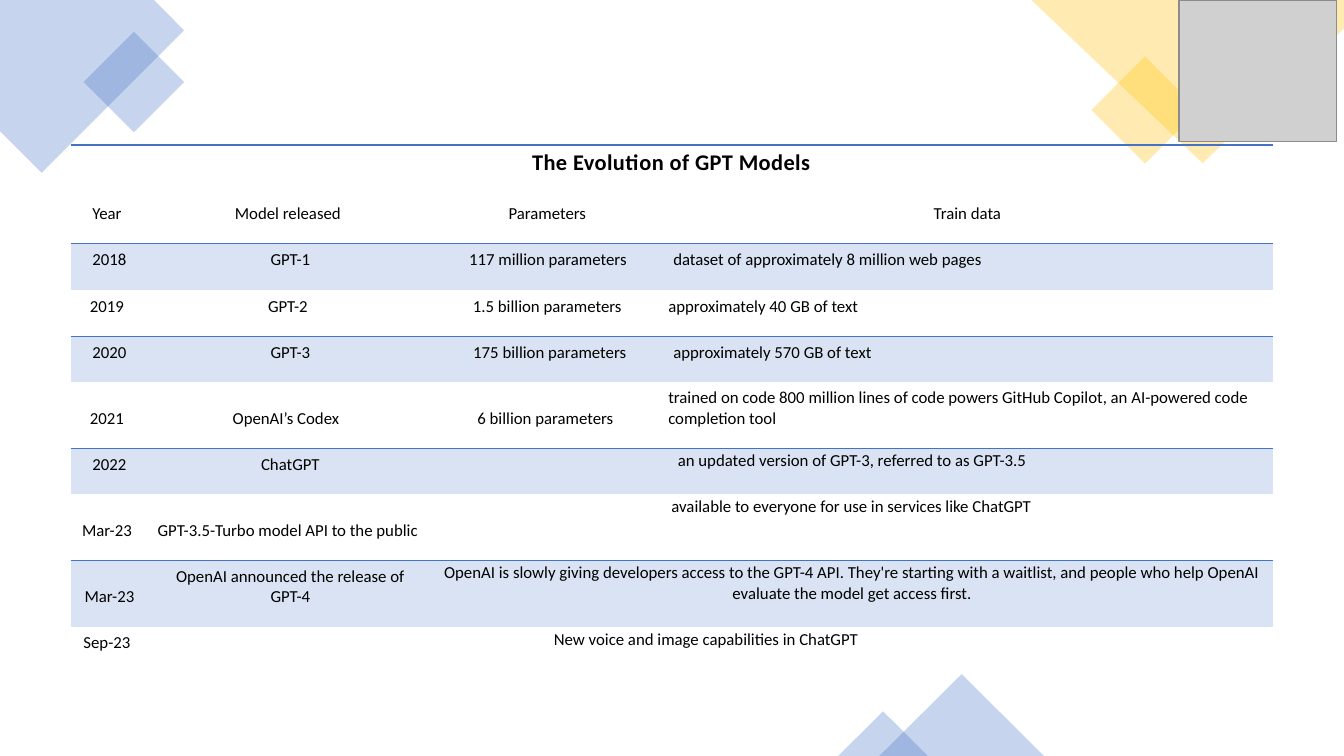
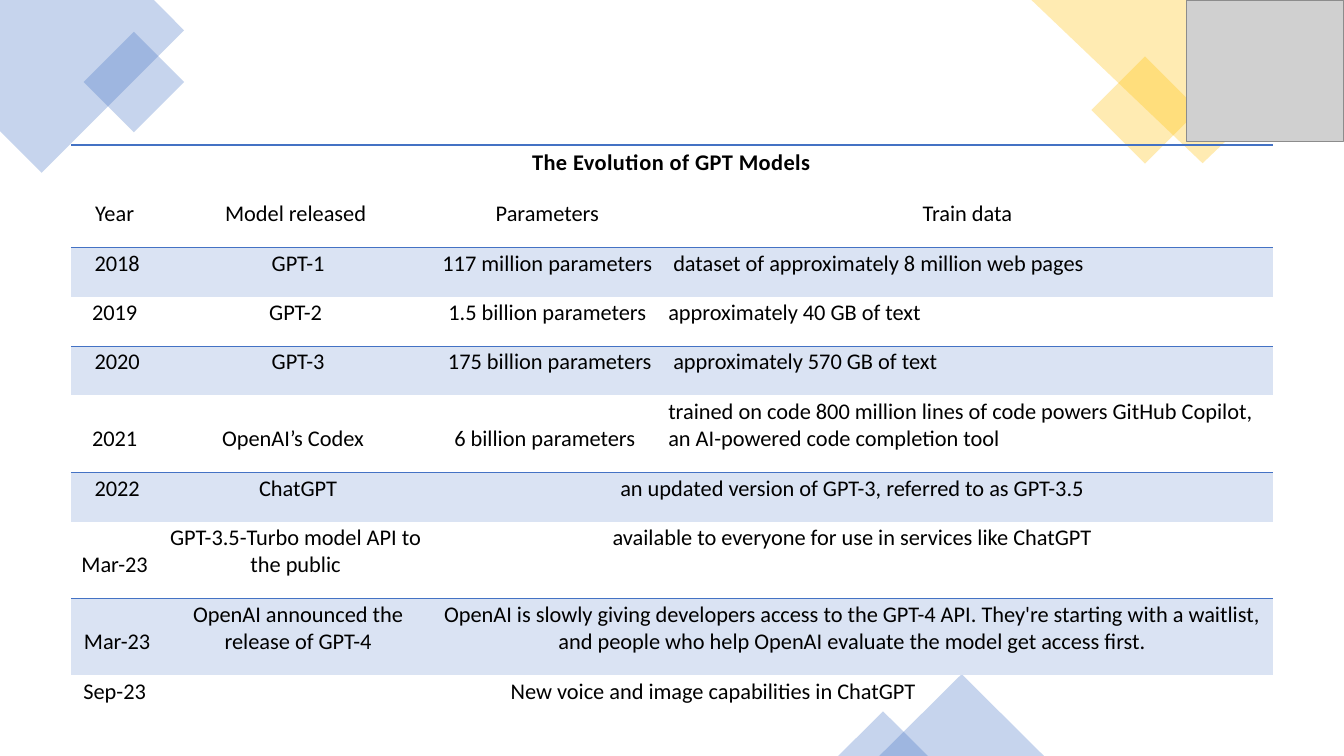
Before and after one commit to dlakhote/WiDs_Wokshop, a slide deck: slide 2 of Presentation.pptx. Drawn at 1344x756 pixels with LibreOffice and Linux fonts; fonts in the diff are those of the drawing; grey boxes stand for pictures. Boxes give left, top, right and bottom in pixels: in the first picture for what was removed or moved away, otherwise in the second. Text is boxed around its words. In the diff, an @@ line names an element or a change of style, - is before the commit and + after.

```diff
--- a/Presentation.pptx
+++ b/Presentation.pptx
@@ picture moved from (x1=1180, y1=0, x2=1338, y2=141) to (x1=1187, y1=0, x2=1344, y2=141) @@
@@ table at (x1=71, y1=145, x2=1273, y2=719) @@
@@ size 12 to 16 pt @@
```
Also in this commit, not shown: 3 slides added.
